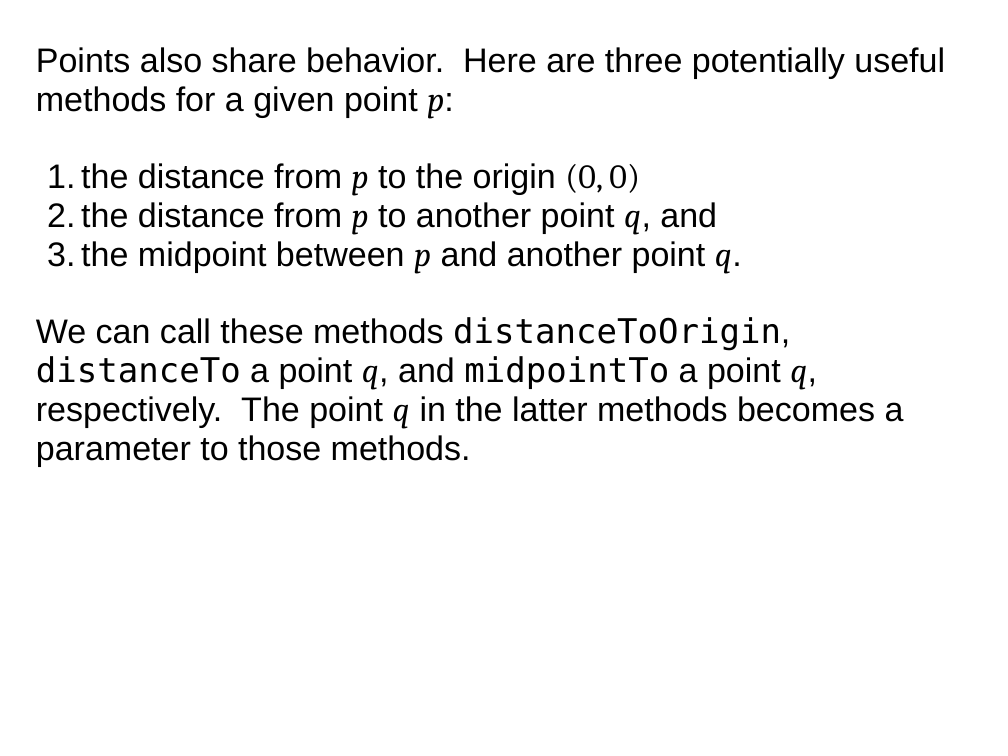
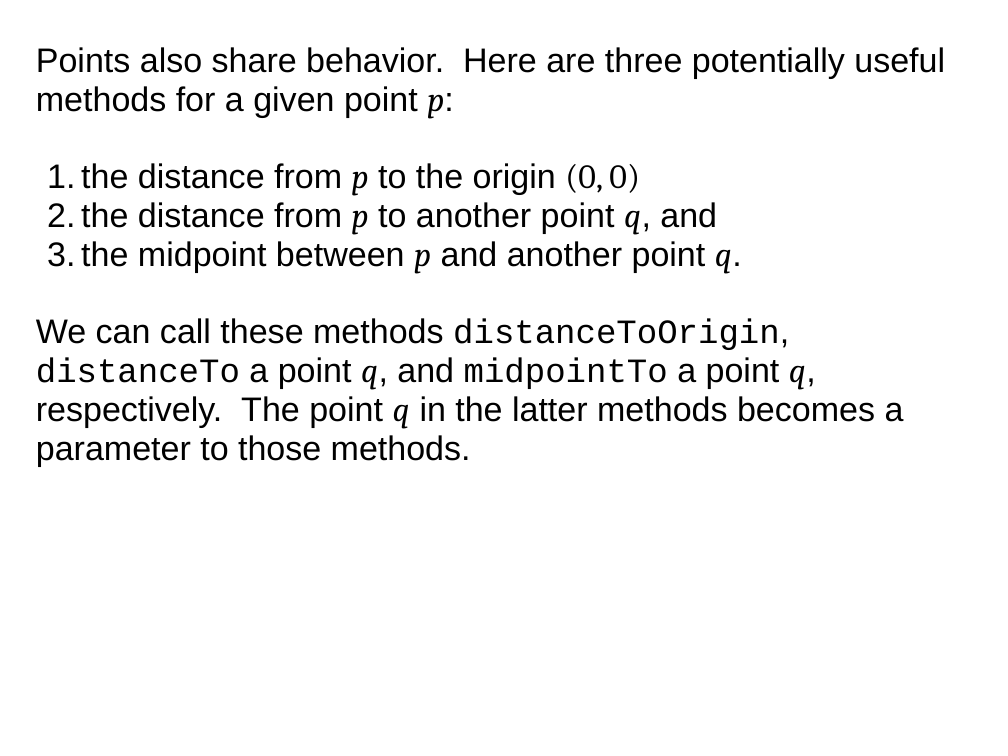
Before and after one commit to dondi/javascript-book, a slide deck: slide 6 of presentations/Chapter_7_Presentation.ppt. Drawn at 1008x756 pixels with LibreOffice and Linux fonts; fonts in the diff are those of the drawing; background and template pictures are left out. Boxes give left, top, right and bottom in pixels: in the first picture for what was removed or moved away, otherwise in the second. Text is boxed around its words. In the diff, an @@ line names an element or a change of style, - is before the commit and + after.

Commit message:
Font and formatting tweaks before going back to adding content.

```diff
--- a/presentations/Chapter_7_Presentation.ppt
+++ b/presentations/Chapter_7_Presentation.ppt
@@ text at <box>36,318,904,467</box>: font DejaVu Sans Mono to Courier New in "distanceToOrigin, distanceTo midpointTo" @@
```
Also in this commit, not shown: 8 other slides changed.
